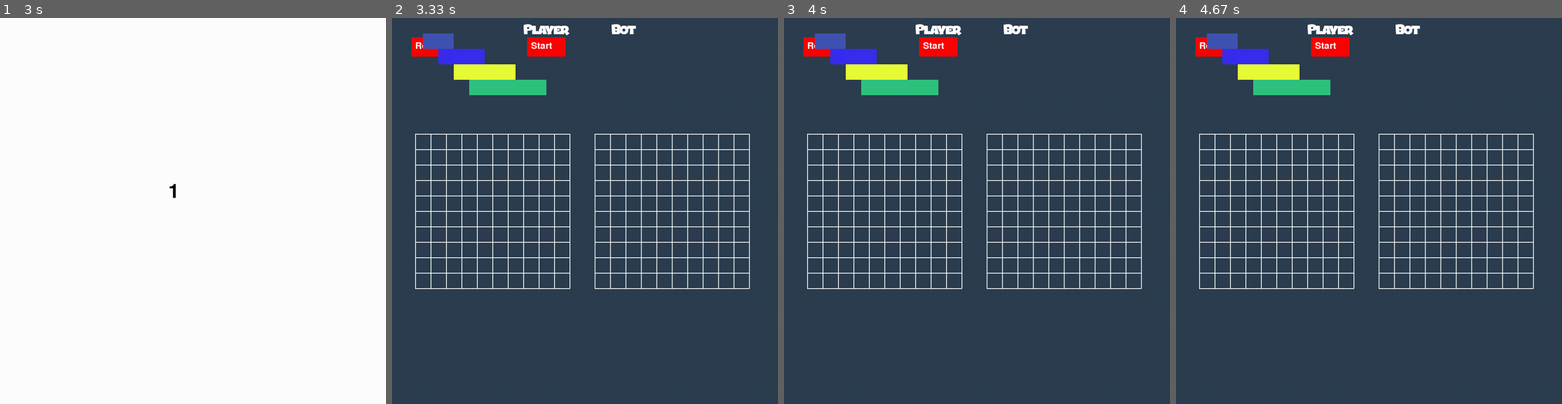
Above: before the commit, frames 1-4 (left to right).
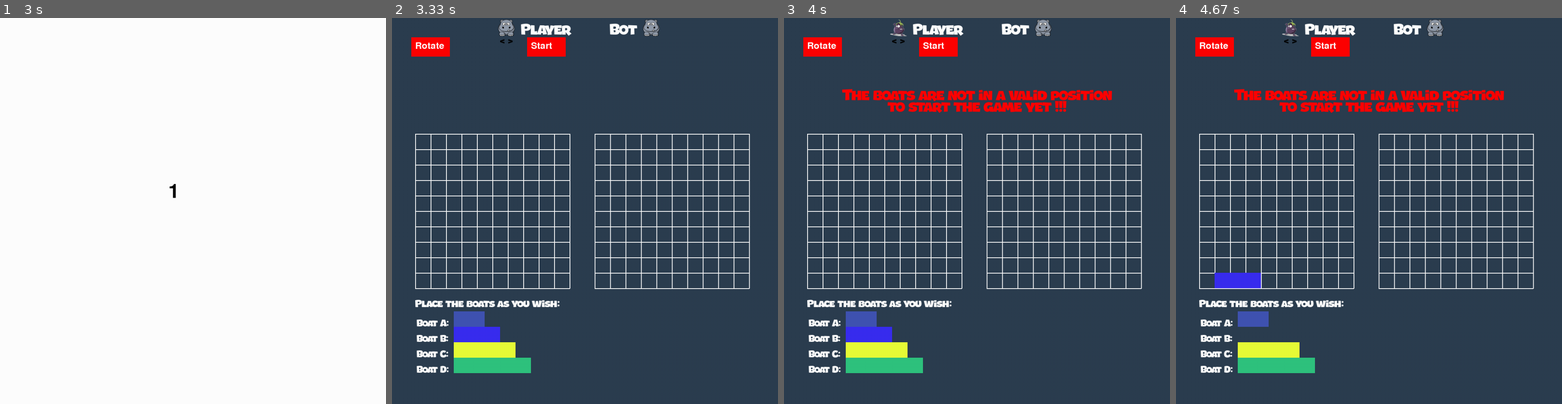
Above: after the commit, the same moments.

Repository: Marius20031/Python_pygame
Game: pygame game, started from main.py
The game is run twice, just before and just after one commit, with the same random seed, the same clock (stepped at 60 frames per second) and the same inputs.
Inputs (mouse positions are in pixels of both pictures, inside the frame that each line leads up to):
- Up to frame 1 (3 s): no input
- Up to frame 2 (3.33 s): no input
- Up to frame 3 (4 s): click (895, 41) at 3.65 s, where only the run after the commit has a clickable "<"; click "Start" at 3.98 s
- Up to frame 4 (4.67 s): press the mouse at (1260, 334) at 4.3 s; move the mouse to (1245, 338) at 4.4 s; release the mouse at (1233, 346) at 4.53 s; press the mouse at (1237, 280) at 4.63 s

Frame 1 is identical in both runs. In frame 2, 6.0% of the frame differs, in the area x 6-70%, y 0-92%; in frame 3, 8.0%, in the area x 6-85%, y 0-92%; in frame 4, 8.0%.

Commit message:
Add files via upload
added+ brach bogdan

Diff:
--- a/Functii.py
+++ b/Functii.py
@@ -107,6 +107,7 @@
     global offset_x
     global offset_y
     timer()
+    afisare_icon_bot()  # scris de mn pt a genera random poza pt bot
     button_font = pygame.font.Font(None, 36)
     rotate_button = pygame.Rect(50, 50, 100, 50)
     start_button = pygame.Rect(350, 50, 100, 50)
@@ -158,8 +159,16 @@
                     if start_button.collidepoint(event.pos):
                         print("NU E GATA")
                         if get_valid_pozitiei_barci()==1:
+                            merge[0]=1
                             print("E GATA")
                             semafor_start_game=1
+                        else: merge[0]=0
+                    # adaugat de mn incepand de aici
+                    if text_rect8.collidepoint(event.pos):
+                        shift_right_icon()
+                    if text_rect9.collidepoint(event.pos):
+                        shift_left_icon()
+                    # pana aici
                 else:
                     mouse_x, mouse_y = event.pos
                     if al_cui_e_randul[0]==1:
@@ -228,7 +237,11 @@
                 pygame.draw.rect(screen, color_3, (boat_x, boat_y, boat_width_3, boat_height_3))
             elif i == 3:
                 pygame.draw.rect(screen, color_4, (boat_x, boat_y, boat_width_4, boat_height_4))
-            afisare_playeri()  # scris de mn
+        afisare_playeri()  # scris de mn
+        if (semafor_start_game == 0): #scris de mn
+            afisare_barci()
+        if merge[0]==0:
+            error_boats_not_in_correct_position()
         for uwu in range(0, nr_total_cercuri[0]):
             pygame.draw.circle(screen, circle_color, tupla_cu_cercuri[uwu], 5) # are prioritate mai mare
         pygame.display.flip()  # faceme update mere in running
--- a/Importuri.py
+++ b/Importuri.py
@@ -45,11 +45,17 @@
 
 # pozitia initialal a barcilor !!! deci nu aici modific pentru a modifica size.ul barcilor
 boats = [
-    (2 * cell_size, 1 * cell_size),
-    (3 * cell_size, 2 * cell_size),
-    (4 * cell_size, 3 * cell_size),
-    (5 * cell_size, 4 * cell_size)
+    (4 * cell_size, 19 * cell_size),
+    (4 * cell_size, 20 * cell_size),
+    (4 * cell_size, 21 * cell_size),
+    (4 * cell_size, 22 * cell_size)
 ]
+#boats = [
+#    (2 * cell_size, 1 * cell_size),
+#    (3 * cell_size, 2 * cell_size),
+#    (4 * cell_size, 3 * cell_size),
+#    (5 * cell_size, 4 * cell_size)
+#]
 
 # boats_size e aia importanta
 boats_size = [
@@ -70,3 +76,5 @@
 al_cui_e_randul=[0]  # incepe playerul
 nr_total_cercuri=[0]
 tupla_cu_cercuri = np.zeros((50, 2))
+# afisare eroare
+merge=[1]
--- a/importuri_bgd.py
+++ b/importuri_bgd.py
@@ -1,12 +1,18 @@
 import pygame
 from Functii import *
-from PIL import Image
+import random
 # Inceputul
 pygame.init()
 
 #scris de mn
 white = (255, 255, 255)
-font=pygame.font.Font("JumboSale Trial.otf",36)
+black=(0,0,0)
+red=(255,0,0)
+x=1
+
+font=pygame.font.Font("JumboSale Trial.otf",40)
+font_mediu=pygame.font.Font("JumboSale Trial.otf",27)
+font_mic=pygame.font.Font("JumboSale Trial.otf",25)
 text = "Player"
 text_surface = font.render(text, True, white)
 text_rect = text_surface.get_rect()
@@ -17,9 +23,153 @@
 text_rect2=text_surface2.get_rect()
 text_rect2.center=(600,30)
 
+text3="Place the boats as you wish:"
+text_surface3=font_mediu.render(text3,True,white)
+text_rect3=text_surface3.get_rect()
+text_rect3.center=(247,740)
+
+text4="Boat A:"
+text_surface4=font_mic.render(text4,True,white)
+text_rect4=text_surface4.get_rect()
+text_rect4.center=(105,790)
+
+text5="Boat B:"
+text_surface5=font_mic.render(text5,True,white)
+text_rect5=text_surface5.get_rect()
+text_rect5.center=(105,830)
+
+text6="Boat C:"
+text_surface6=font_mic.render(text6,True,white)
+text_rect6=text_surface6.get_rect()
+text_rect6.center=(105,870)
+
+text7="Boat D:"
+text_surface7=font_mic.render(text7,True,white)
+text_rect7=text_surface7.get_rect()
+text_rect7.center=(105,910)
+
+icon1=pygame.image.load("828933_cartoon-animal-png.png")
+icon1=icon1.convert_alpha()
+icon1=pygame.transform.smoothscale(icon1,(43,43))
+
+icon2=pygame.image.load("828933_cartoon-animal-png.png")
+icon2=icon2.convert_alpha()
+icon2=pygame.transform.smoothscale(icon1,(43,43))
+
+text_surface8 = font_mediu.render('>', True, black)
+text_rect8 = text_surface8.get_rect()
+text_rect8.center=(307,61)
+
+text_surface9 = font_mediu.render('<', True, black)
+text_rect9 = text_surface9.get_rect()
+text_rect9.center=(286,61)
+
+
+text10="The boats are not in a valid position"
+text_surface10=font.render(text10,True,red)
+text_rect10=text_surface10.get_rect()
+text_rect10.center=(500,200)
+text11="to start the game yet !!!"
+text_surface11=font.render(text11,True,red)
+text_rect11=text_surface11.get_rect()
+text_rect11.center=(500,230)
+
+
+
+def afisare_barci():
+    screen.blit(text_surface3, text_rect3)
+    screen.blit(text_surface4, text_rect4)
+    screen.blit(text_surface5, text_rect5)
+    screen.blit(text_surface6, text_rect6)
+    screen.blit(text_surface7, text_rect7)
+    screen.blit(text_surface8,text_rect8)
+    screen.blit(text_surface9,text_rect9)
 
 def afisare_playeri():
     screen.blit(text_surface, text_rect)
     screen.blit(text_surface2, text_rect2)
+    screen.blit(icon1,(275,4))
+    screen.blit(icon2,(650,4))
+def afisare_icon_bot():
+    nr = random.randint(1, 5)
+    global icon2
+    if nr==1:
+        icon2 = pygame.image.load("828933_cartoon-animal-png.png")
+        icon2 = icon2.convert_alpha()
+        icon2 = pygame.transform.smoothscale(icon2, (43, 43))
+    elif nr==2:
+        icon2 = pygame.image.load("robot-6187995.png")
+        icon2 = icon2.convert_alpha()
+        icon2 = pygame.transform.smoothscale(icon2, (43, 43))
+    elif nr==3:
+        icon2 = pygame.image.load("crab-42880_1920.png")
+        icon2 = icon2.convert_alpha()
+        icon2 = pygame.transform.smoothscale(icon2, (43, 43))
+    elif nr==4:
+        icon2 = pygame.image.load("sinterklaas.png")
+        icon2 = icon2.convert_alpha()
+        icon2 = pygame.transform.smoothscale(icon2, (43, 43))
+    elif nr==5:
+        icon2 = pygame.image.load("eggplant-2924511_1920.png")
+        icon2 = icon1.convert_alpha()
+        icon2 = pygame.transform.smoothscale(icon2, (43, 43))
+def shift_right_icon():
+    global x
+    global icon1
+    if x<5:
+        x+=1
+    else:
+        x=1
+    if x==1:
+        icon1 = pygame.image.load("828933_cartoon-animal-png.png")
+        icon1 = icon1.convert_alpha()
+        icon1 = pygame.transform.smoothscale(icon1, (43, 43))
+    elif x==2:
+        icon1 = pygame.image.load("robot-6187995.png")
+        icon1 = icon1.convert_alpha()
+        icon1 = pygame.transform.smoothscale(icon1, (43, 43))
+    elif x==3:
+        icon1 = pygame.image.load("crab-42880_1920.png")
+        icon1 = icon1.convert_alpha()
+        icon1 = pygame.transform.smoothscale(icon1, (43, 43))
+    elif x==4:
+        icon1 = pygame.image.load("sinterklaas.png")
+        icon1 = icon1.convert_alpha()
+        icon1 = pygame.transform.smoothscale(icon1, (43, 43))
+    elif x==5:
+        icon1 = pygame.image.load("eggplant-2924511_1920.png")
+        icon1 = icon1.convert_alpha()
+        icon1 = pygame.transform.smoothscale(icon1, (43, 43))
+
+def shift_left_icon():
+    global x
+    global icon1
+    if x>1:
+        x-=1
+    else:
+        x=5
+    if x==1:
+        icon1 = pygame.image.load("828933_cartoon-animal-png.png")
+        icon1 = icon1.convert_alpha()
+        icon1 = pygame.transform.smoothscale(icon1, (43, 43))
+    elif x==2:
+        icon1 = pygame.image.load("robot-6187995.png")
+        icon1 = icon1.convert_alpha()
+        icon1 = pygame.transform.smoothscale(icon1, (43, 43))
+    elif x==3:
+        icon1 = pygame.image.load("crab-42880_1920.png")
+        icon1 = icon1.convert_alpha()
+        icon1 = pygame.transform.smoothscale(icon1, (43, 43))
+    elif x==4:
+        icon1 = pygame.image.load("sinterklaas.png")
+        icon1 = icon1.convert_alpha()
+        icon1 = pygame.transform.smoothscale(icon1, (43, 43))
+    elif x==5:
+        icon1 = pygame.image.load("eggplant-2924511_1920.png")
+        icon1 = icon1.convert_alpha()
+        icon1 = pygame.transform.smoothscale(icon1, (43, 43))
+def error_boats_not_in_correct_position():
+    screen.blit(text_surface10,text_rect10)
+    screen.blit(text_surface11,text_rect11)
 
 #pana aici scris de mn
Binary file added: 828933_cartoon-animal-png.png
Binary file added: crab-42880_1920.png
Binary file added: eggplant-2924511_1920.png
Binary file added: rattlesnake-159135_1920.png
Binary file added: robot-6187995.png
Binary file added: sinterklaas (1).png
Binary file added: sinterklaas.png
Binary file added: wallpaperflare.com_wallpaper.jpg
Not shown, added: klipartz.com.png
